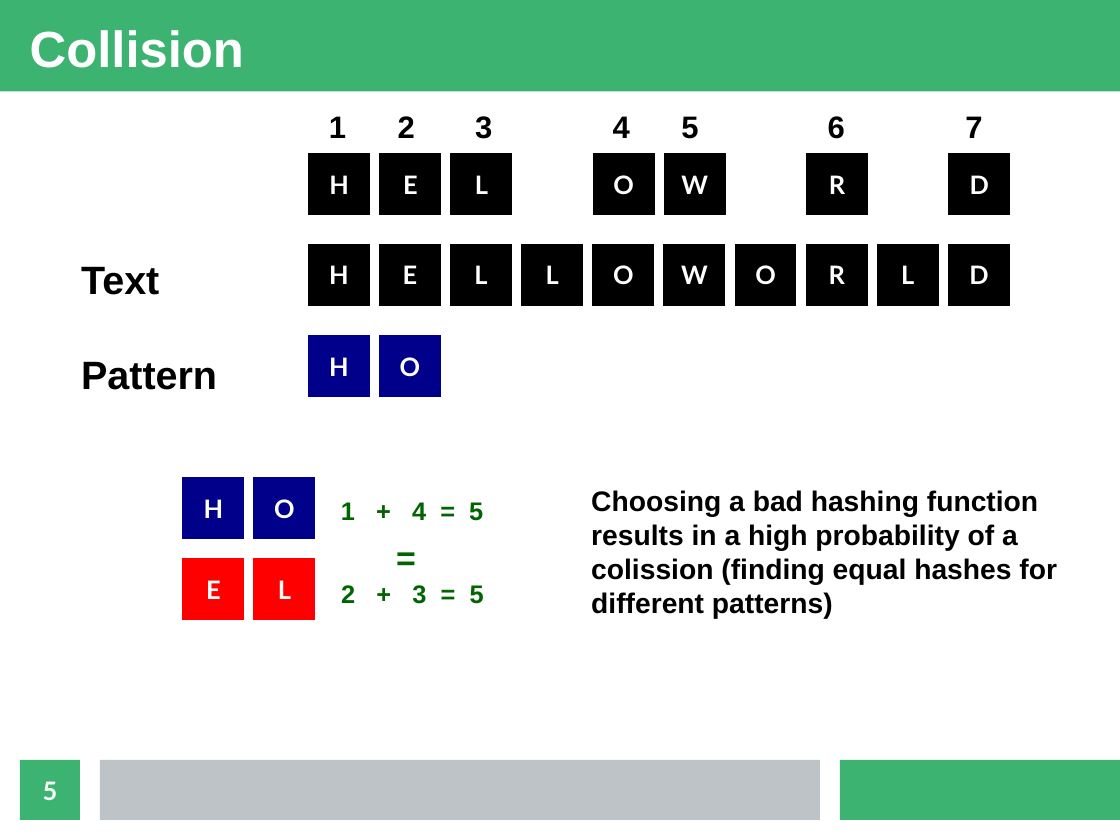
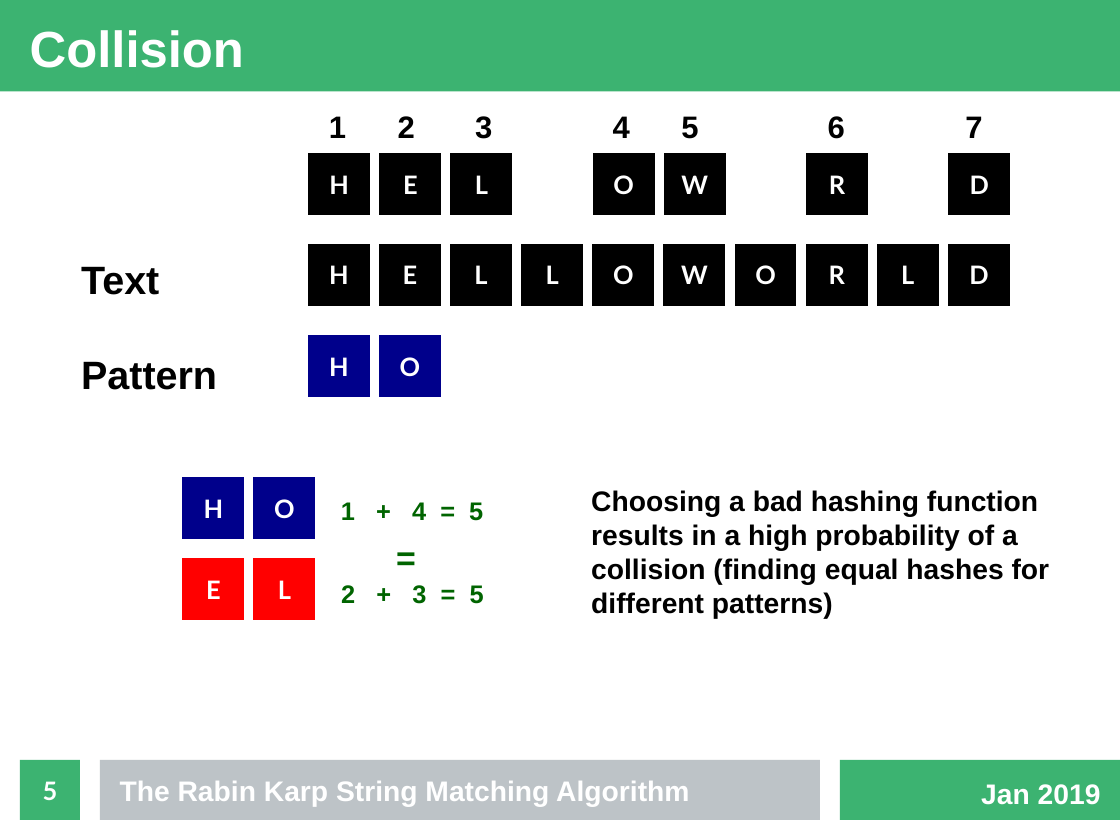
Before and after one commit to fennecinspace/Rabin-Karp, a slide deck: slide 5 of presentation/presentation.odp. Drawn at 1120x840 pixels with LibreOffice and Linux fonts; fonts in the diff are those of the drawing. Boxes give left, top, right and bottom in pixels: in the first picture for what was removed or moved away, otherwise in the second. Text is boxed around its words. In the diff, an @@ line names an element or a change of style, - is before the commit and + after.

Commit message:
finished presentation

```diff
--- a/presentation/presentation.odp
+++ b/presentation/presentation.odp
@@ text at (591, 490, 1050, 619): text changed @@
-Choosing a bad hashing function results in a high probability of a colission (finding equal hashes for different patterns)
+Choosing a bad hashing function results in a high probability of a collision (finding equal hashes for different patterns)
@@ text added at (120, 781, 689, 807), 20 pt, text #FFFFFF, bold @@
+The Rabin Karp String Matching Algorithm
@@ text added at (981, 784, 1101, 805), 20 pt, text #FFFFFF, bold @@
+Jan 2019
```
Also in this commit, not shown: 4 other slides changed, 6 slides added, 3 other files.
